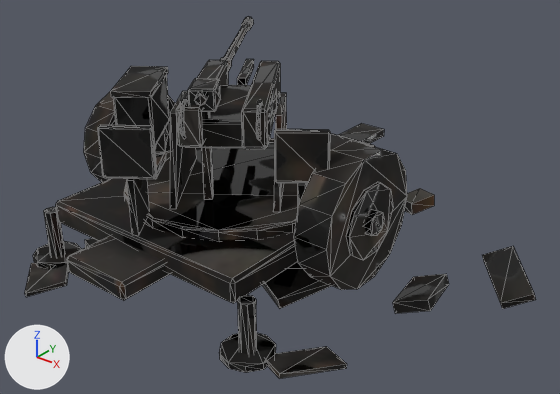
Before and after pictures for a commit that changed the glTF model public/models/aaa_gun_destroyed.glb.
Rendered twice from a 50 mm camera at (3.18, -3.48, 2.67) aimed at (0.07, 0.41, 0.26). The axes (+X, +Y, +Z) are drawn at lower left. The lights are the same throughout. The first picture is the older version. Mesh edges are drawn as thin lines. Where no turn or scale is listed for an object, it has been applied to the vertices. Vertices at exactly the same position are counted once.

Objects in the first picture: 'barrels.001', 'carriage', 'debris', 'turret.001'.
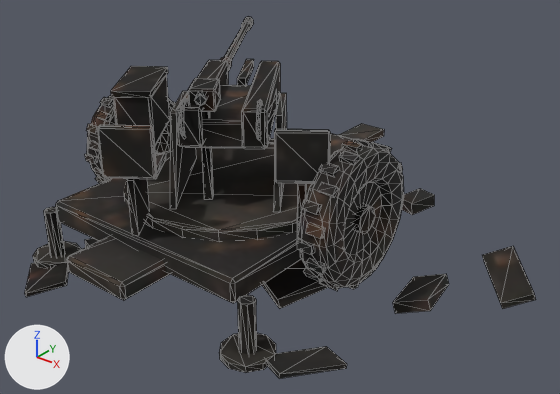
What changed in the scene script:
```text
Change me_carriage:
    remove me_carriage.from_pydata(...)  # 372 vertices, 664 faces; spans x -1.3..1.3, y -1.46..1.46, z -0.51..0.51
    add me_carriage.from_pydata(...)  # 984 vertices, 1720 faces; spans x -1.25..1.25, y -1.46..1.46, z -0.53..0.53
    me_carriage part 1: the loose piece of 16 vertices spanning x -0.79..-0.68, y -1.16..-1.06, z -0.51..-0.15 is moved by (0.0, 0.0, -0.01)
    me_carriage part 2: the loose piece of 20 vertices spanning x -0.89..-0.58, y -1.27..-0.95, z -0.51..-0.47 is moved by (0.0, 0.0, -0.01)
    me_carriage part 3: the loose piece of 24 vertices spanning x -0.66..0.89, y -1.14..0.61, z -0.21..-0.05 is moved by (0.0, 0.0, -0.01)
    me_carriage part 4: the loose piece of 24 vertices spanning x -0.13..0.36, y -1.46..1.14, z -0.24..-0.12 is moved by (0.0, 0.0, -0.01)
    me_carriage part 5: the loose piece of 20 vertices spanning x 0.81..1.12, y -1.27..-0.95, z -0.51..-0.47 is moved by (0.0, 0.0, -0.01)
    me_carriage part 6: the loose piece of 16 vertices spanning x 0.92..1.02, y -1.16..-1.06, z -0.51..-0.15 is moved by (0.0, 0.0, -0.01)
    me_carriage part 7: a new loose piece, a 10-sided cylinder along x spanning x 1.173..1.228, y -0.447..-0.279, z 0.02..0.18, in mat_aaa_gun_destroyed_baked
    me_carriage part 8: a new loose piece, a box spanning x 1.058..1.155, y -0.39..-0.335, z 0.505..0.535, in mat_aaa_gun_destroyed_baked
    me_carriage part 9: the loose piece of 8 vertices spanning x 0.0..0.22, y 1.11..1.46, z -0.18..-0.12 is scaled about its middle by (0.44, 0.156, 0.497), then moved by (-1.28, -1.24, -0.36)
    me_carriage part 10: the loose piece of 28 vertices spanning x -1.25..-1.03, y -0.43..0.41, z -0.5..0.31 is rebuilt with 182 vertices and now spans x -1.25..-1.03, y -0.43..0.41, z -0.51..0.31
    me_carriage part 11: the loose piece of 28 vertices spanning x 1.03..1.25, y -0.78..0.06, z -0.3..0.51 is rebuilt with 182 vertices and now spans x 1.03..1.25, y -0.78..0.06, z -0.31..0.51
    me_carriage part 12: 8 loose pieces with 144 vertices, spanning x -1.3..1.3, y -0.59..0.22, z -0.31..0.32, are deleted
    me_carriage part 13: 168 vertices added at x 1.06..1.21, y -0.8..0.07, z -0.33..0.53
    me_carriage part 14: 168 vertices added at x -1.21..-1.06, y -0.45..0.42, z -0.53..0.33
    me_carriage part 15: 8 vertices added at x 0.0..0.22, y 1.11..1.46, z -0.19..-0.13
    other edits to the shape of me_carriage do not show in these pictures
Change me_barrels:
    where me_barrels.from_pydata(...)  # 152 vertices, 272 faces; spans x -1.18..1.2, y -1.57..1.33, z -0.12..0.23
    me_barrels part 16: texture (UV) coordinates of 272 of 272 faces, centred in x -1.17..1.2, y -1.56..1.32, z -0.11..0.23, changed; they spanned u 0.01..0.99, v 0.01..0.99 and now span u 0.04..0.94, v 0.01..0.99
Change me_turret:
    where me_turret.from_pydata(...)  # 384 vertices, 712 faces; spans x -0.84..0.95, y -0.98..0.76, z -0.42..0.42
    me_turret part 17: 37 of 384 vertices moved; they spanned x 0.02..0.92, y -0.39..0.52, z -0.35..0.22 and now span x 0.02..0.92, y -0.55..0.52, z -0.35..0.22; mean shift (-0.01, -0.01, -0.01); largest move (0.92, -0.22, 0.05) -> (0.02, 0.5, -0.34)
    me_turret part 18
    me_turret.vertices[112].co: (0.39, -0.55, -0.34) -> (0.76, 0.0, 0.04)  # pixel (218, 232) -> not seen
    me_turret.vertices[113].co: (0.38, -0.55, -0.34) -> (0.39, -0.55, -0.34)  # pixel (218, 230) -> pixel (218, 232)
    me_turret part 19: 637 kept faces spanning x -0.84..0.95, y -0.98..0.76, z -0.42..0.42 get new texture (UV) coordinates
Change ob_carriage:
    ob_carriage.location: (-0.115, 0.262, 0.515) -> (-0.115, 0.262, 0.52)
```

Boxes (x1, y1, x2, y2) around the edits, measured in the pictures (560 x 394 px; the box of a moved part takes in the faces that stretch with it):
'carriage', reshaped, moved: before (33, 91, 407, 373); after (33, 95, 404, 373)
part 1 of me_carriage, moved or reshaped: (44, 207, 65, 256) in both
part 2 of me_carriage, moved or reshaped: (33, 241, 82, 267) in both
part 3 of me_carriage, moved or reshaped: before (56, 138, 298, 303); after (56, 138, 331, 303)
part 4 of me_carriage, moved or reshaped: before (67, 133, 375, 300); after (67, 133, 354, 300)
part 5 of me_carriage, moved or reshaped: (219, 333, 276, 373) in both
part 6 of me_carriage, moved or reshaped: (237, 295, 257, 354) in both
part 7 of me_carriage, added: after (353, 204, 375, 234)
part 8 of me_carriage, added: after (342, 141, 363, 151)
part 9 of me_carriage, moved or reshaped (not visible afterwards): before (338, 123, 384, 144)
part 10 of me_carriage, rebuilt: before (84, 91, 175, 182); after (87, 95, 174, 181)
part 11 of me_carriage, rebuilt (6% narrower): before (294, 140, 407, 290); after (298, 143, 404, 288)
part 12 of me_carriage, deleted: before (155, 128, 393, 260)
part 13 of me_carriage, added: after (297, 139, 403, 291)
part 14 of me_carriage, added: after (85, 97, 176, 183)
part 15 of me_carriage, added: after (338, 123, 384, 142)
part 16 of me_barrels, surface changed: (176, 20, 280, 149) in both
part 17 of me_turret, moved or reshaped: before (274, 93, 307, 212); after (125, 93, 307, 240)
part 18 of me_turret, moved or reshaped: before (125, 191, 298, 240); after (184, 229, 257, 240)
part 19 of me_turret, surface changed: (97, 67, 330, 239) in both
